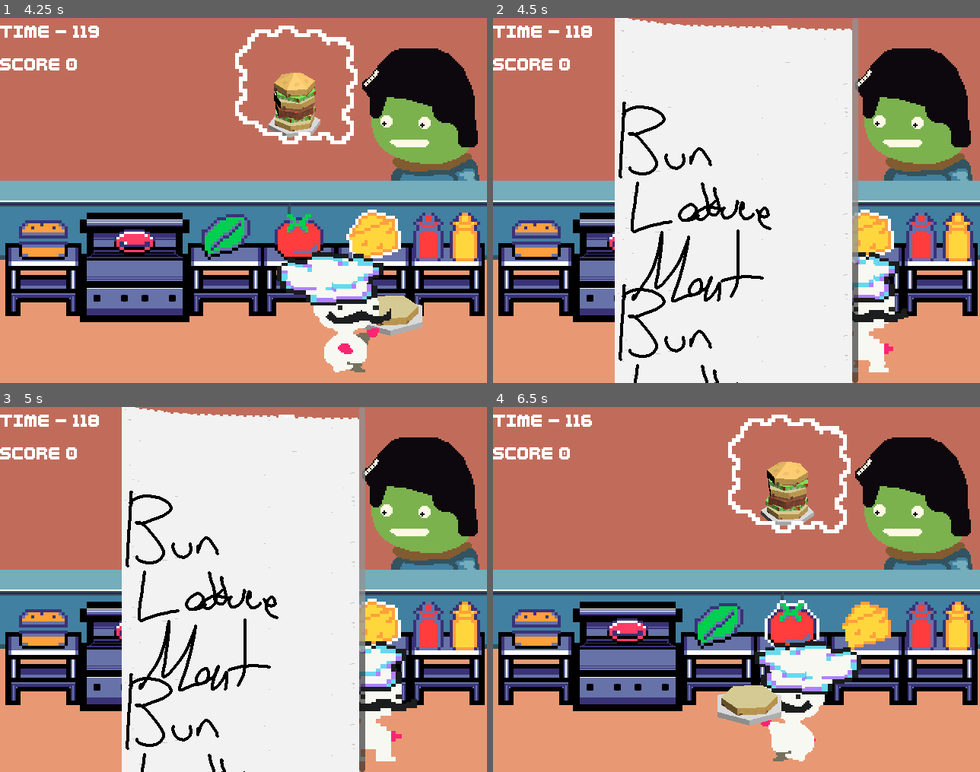
Above: before the commit, frames 1-4 (two rows, left to right).
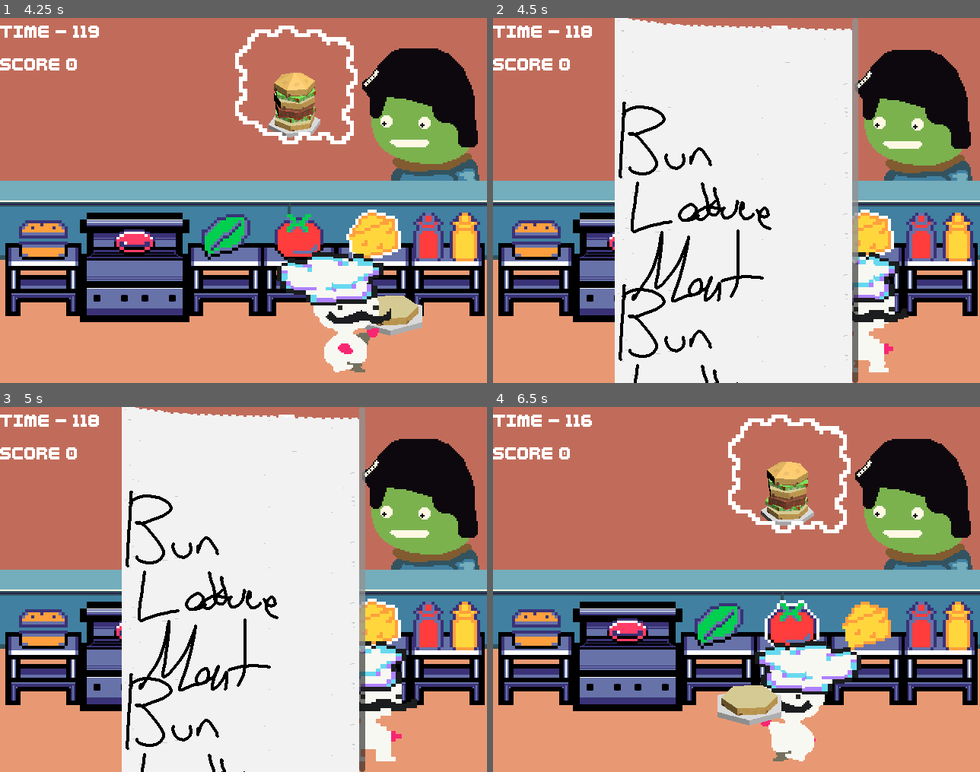
Above: after the commit, the same moments.

Repository: LettucePie/burgert
Game: Godot game, scene res://scenes/play.tscn
The game is run twice, just before and just after one commit, with the same random seed, the same clock (stepped at 60 frames per second) and the same inputs.
Inputs:
- Up to frame 1 (4.25 s): click "Play" at 0.5 s; tap Enter (menu) at 1.25 s; hold Right (right) 1.28-2.03 s; tap Z (confirm) at 1.35, 3.6 s; hold Down (down) 2.03-2.75 s; tap C (special1) at 2.1 s; click "RESUME" at 2.75 s; hold Right (right) from 3.53 s (still down)
- Up to frame 2 (4.5 s): release Right (right) at 4.28 s; hold Up (up) from 4.28 s (still down); tap C (special1) at 4.35 s
- Up to frame 3 (5 s): keep holding Up (up)
- Up to frame 4 (6.5 s): release Up (up) at 5.03 s; hold Left (left) from 5.03 s (still down); tap Z (confirm) at 5.1 s; tap C (special1) at 5.85 s

Frame 1 is identical in both runs. In frame 2, 0.6% of the frame differs, in the area x 74-99%, y 8-45%; in frame 3, 0.6%; in frame 4, 0.6%.

Commit message:
characters bobble

Diff:
--- a/scenes/game/customer.gd
+++ b/scenes/game/customer.gd
@@ -7,12 +7,33 @@
 @export var consecutive_orders : int = 1
 @export var burger_portal_sprite : Sprite2D
 @export var sound_player : AudioStreamPlayer2D
+var active : bool = false
+var tic : int = 0
+var default_y : float = 0
 
 
 func _ready():
 	if !is_in_group("Target_Area"):
 		add_to_group("Target_Area")
+	default_y = $character.position.y
+
+
+func set_active(tf : bool):
+	active = tf
+	if tf:
+		play_greeting()
 
 
 func play_greeting():
 	sound_player.play()
+
+
+func _physics_process(delta):
+	if active:
+		tic += 1
+		if tic >= 60:
+			tic = 0
+			if $character.position.y == default_y:
+				$character.position.y += 2
+			else:
+				$character.position.y = default_y
--- a/scenes/game/kitchen.gd
+++ b/scenes/game/kitchen.gd
@@ -64,7 +64,8 @@
 	print(out)
 	result = current_customer.orders.pick_random().duplicate()
 	customer_burger_portal.burger.assemble_burger_build(result)
-	current_customer.play_greeting()
+	current_customer.set_active(true)
+	#current_customer.play_greeting()
 	print("Current_Customer New Order\n\n", result)
 
 	return result
